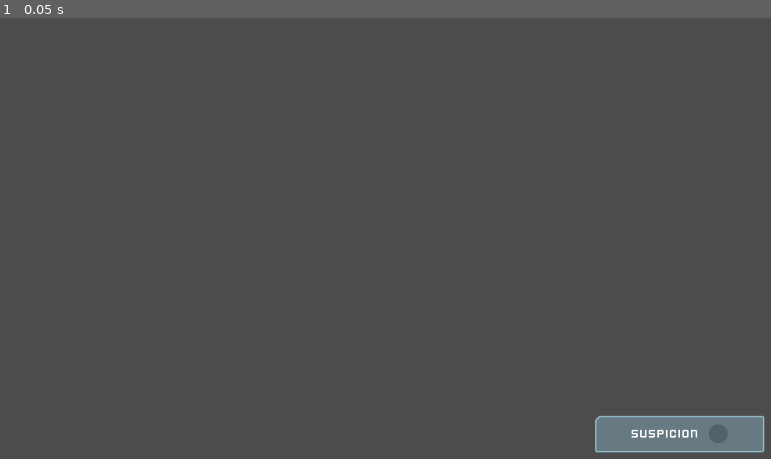
Above: before the commit, frame 1.
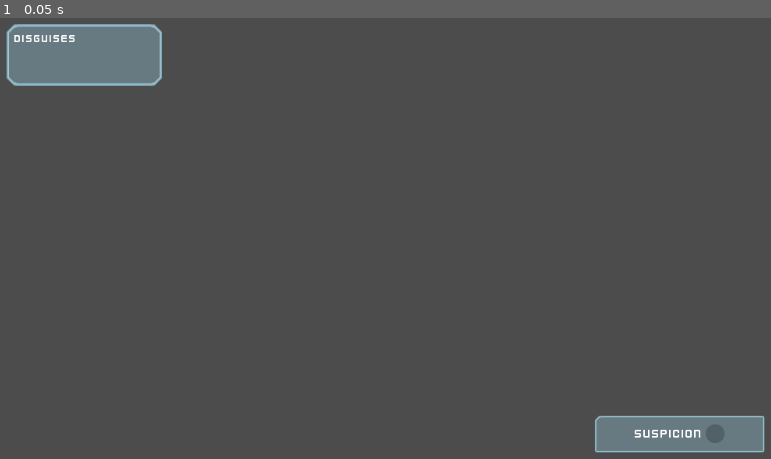
Above: after the commit, the same moment.

Repository: kidoncio/Is-this-a-Thief-
Game: Godot game, scene res://Scenes/GUI.tscn
Same seed, same stepped clock (60 frames per second), same inputs: the game is played once before the commit and once after it. This scene is started directly instead of the project's main scene.
Inputs:
- Up to frame 1 (0.05 s): no input

The runs differ from the first frame. In frame 1, 2.9% of the frame differs, in the area x 0-95%, y 1-97%.

Commit message:
Add DisguiseDisplay ao GUI
De forma a apresentar para o jogador a quantidade de disguises ainda disponíveis

Diff:
--- a/Scenes/GUI.tscn
+++ b/Scenes/GUI.tscn
@@ -1,9 +1,13 @@
-[gd_scene load_steps=8 format=2]
+[gd_scene load_steps=13 format=2]
 
 [ext_resource path="res://GFX/Interface/PNG/glassPanel_cornerTL.png" type="Texture" id=1]
 [ext_resource path="res://GFX/Interface/PNG/dot_shadow.png" type="Texture" id=2]
 [ext_resource path="res://GFX/Interface/PNG/dotRed.png" type="Texture" id=3]
 [ext_resource path="res://Scenes/Scripts/SuspicionMeter.gd" type="Script" id=4]
+[ext_resource path="res://Theme.tres" type="Theme" id=5]
+[ext_resource path="res://GFX/Interface/PNG/glassPanel_corners.png" type="Texture" id=6]
+[ext_resource path="res://GFX/Interface/Fonts/kenvector_future_thin.ttf" type="DynamicFontData" id=7]
+[ext_resource path="res://Scenes/Scripts/DisguiseDisplayer.gd" type="Script" id=8]
 
 [sub_resource type="DynamicFontData" id=1]
 font_path = "res://GFX/Interface/Fonts/kenvector_future_thin.ttf"
@@ -15,6 +19,12 @@
 
 [sub_resource type="Theme" id=3]
 default_font = SubResource( 2 )
+
+[sub_resource type="DynamicFont" id=4]
+size = 14
+use_mipmaps = true
+use_filter = true
+font_data = ExtResource( 7 )
 
 [node name="GUI" type="CanvasLayer"]
 
@@ -37,12 +47,13 @@
 anchor_right = 1.0
 anchor_bottom = 1.0
 
-[node name="HSplitContainer" type="HSplitContainer" parent="SuspicionContainer/CenterContainer"]
-margin_left = 47.0
+[node name="HSplitContainer" type="HBoxContainer" parent="SuspicionContainer/CenterContainer"]
+margin_left = 51.0
 margin_top = 11.0
-margin_right = 170.0
+margin_right = 166.0
 margin_bottom = 35.0
 mouse_filter = 2
+alignment = 1
 
 [node name="SuspicionLabel" type="Label" parent="SuspicionContainer/CenterContainer/HSplitContainer"]
 margin_top = 3.0
@@ -54,11 +65,58 @@
 [node name="SuspicionMeter" type="TextureProgress" parent="SuspicionContainer/CenterContainer/HSplitContainer" groups=[
 "SuspicionMeter",
 ]]
-margin_left = 99.0
-margin_right = 123.0
+margin_left = 91.0
+margin_right = 115.0
 margin_bottom = 24.0
 rounded = true
 texture_under = ExtResource( 2 )
 texture_progress = ExtResource( 3 )
 fill_mode = 5
 script = ExtResource( 4 )
+
+[node name="DisguiseContainer" type="NinePatchRect" parent="."]
+anchor_left = 0.034
+anchor_top = 0.052
+anchor_right = 0.228
+anchor_bottom = 0.183
+margin_left = -0.816002
+margin_top = -0.200001
+margin_right = -0.472015
+margin_bottom = 0.199989
+theme = ExtResource( 5 )
+texture = ExtResource( 6 )
+patch_margin_left = 12
+patch_margin_top = 12
+patch_margin_right = 12
+patch_margin_bottom = 12
+
+[node name="VBoxContainer" type="VBoxContainer" parent="DisguiseContainer"]
+anchor_right = 1.0
+anchor_bottom = 1.0
+margin_left = 10.0
+margin_top = 10.0
+margin_right = -10.0
+margin_bottom = -10.0
+
+[node name="DisguisesLabel" type="Label" parent="DisguiseContainer/VBoxContainer"]
+margin_right = 179.0
+margin_bottom = 17.0
+theme = ExtResource( 5 )
+custom_fonts/font = SubResource( 4 )
+text = "Disguises"
+
+[node name="DisguiseDisplay" type="ItemList" parent="DisguiseContainer/VBoxContainer" groups=[
+"DisguiseDisplay",
+]]
+margin_top = 21.0
+margin_right = 179.0
+margin_bottom = 59.0
+mouse_filter = 2
+size_flags_vertical = 3
+auto_height = true
+max_columns = 7
+same_column_width = true
+fixed_column_width = 32
+icon_mode = 0
+fixed_icon_size = Vector2( 32, 32 )
+script = ExtResource( 8 )
--- a/Scenes/Levels/Level1.tscn
+++ b/Scenes/Levels/Level1.tscn
@@ -133,6 +133,7 @@
 collision_mask = 9
 
 [node name="Doors" type="Node2D" parent="."]
+editor/display_folded = true
 
 [node name="Door" parent="Doors" instance=ExtResource( 9 )]
 position = Vector2( 863.985, 162.837 )
@@ -149,6 +150,7 @@
 rotation = 1.5708
 
 [node name="SecurityCameras" type="Node2D" parent="."]
+editor/display_folded = true
 
 [node name="SecurityCamera2" parent="SecurityCameras" instance=ExtResource( 10 )]
 position = Vector2( 1095.59, 24.6132 )
@@ -185,5 +187,8 @@
 [node name="CombinationGenerator" parent="." instance=ExtResource( 14 )]
 
 [node name="GUI" parent="." instance=ExtResource( 15 )]
+
+[node name="WallsAndFurnitures" type="Node" parent="."]
+editor/display_folded = true
 [connection signal="combination" from="Computers/Computer" to="LockedDoors/LockedDoor2" method="_on_Computer_combination"]
 [connection signal="combination" from="Computers/Computer" to="LockedDoors/LockedDoor" method="_on_Computer_combination"]
--- /dev/null
+++ b/Scenes/Scripts/DisguiseDisplay.gd
@@ -0,0 +1,6 @@
+extends ItemList
+
+func update_disguises(number: int) -> void:
+	clear()
+	for i in range(number):
+		add_icon_item(load(Global.DISGUISE_HELMET_ICON), false)
--- /dev/null
+++ b/Scenes/Scripts/DisguiseDisplayer.gd
@@ -0,0 +1,6 @@
+extends ItemList
+
+func update_disguise_display(number: int) -> void:
+	clear()
+	for i in range(number):
+		add_icon_item(load(Global.DISGUISE_HELMET_ICON), false)
--- a/Scenes/Scripts/Global.gd
+++ b/Scenes/Scripts/Global.gd
@@ -6,9 +6,10 @@
 
 # Groups
 const NPC_GROUP: String = "NPC"
+const LABELS_GROUP: String = "labels"
 const INTERFACE_GROUP: String = "interface"
-const LABELS_GROUP: String = "labels"
 const SUSPICION_METER_GROUP: String = "SuspicionMeter"
+const DISGUISE_DISPLAY_GROUP: String = "DisguiseDisplay"
 
 # Volume
 var VOLUME_VISION_SFX: float = -20.0
@@ -17,6 +18,7 @@
 const DARK_VISION_MODE_METHOD: String = "dark_vision_mode"
 const NIGHT_VISION_MODE_METHOD: String = "night_vision_mode"
 const PLAYER_SEEN_METHOD: String = "player_seen"
+const UPDATE_DISGUISE_DISPLAY_METHOD: String = "update_disguise_display"
 
 # Assets Path - !important
 const nightvision_on_sfx: String = "res://SFX/nightvision.wav"
@@ -28,6 +30,7 @@
 const GREEN_LIGHT: String = "res://GFX/Interface/PNG/dotGreen.png"
 const PLAYER_SPRITE: String = "res://GFX/PNG/Hitman 1/hitman1_stand.png"
 const SOLDIER_SPRITE: String = "res://GFX/PNG/Soldier 1/soldier1_stand.png"
+const DISGUISE_HELMET_ICON: String = "res://GFX/Interface/PNG/soldier_helmet_icon_64x64.png"
 
 # SFXs
 const LOCKED_DOOR_CORRECT: String = "res://SFX/threeTone1.ogg"
--- a/Scenes/Scripts/Player.gd
+++ b/Scenes/Scripts/Player.gd
@@ -24,7 +24,7 @@
 func _process(delta):
 	update_motion(delta)
 	move_and_slide(motion * velocity_multiplier)
-	disguise_label_update()
+	update_disguise_gui()
 
 
 func update_motion(delta: float) -> void:
@@ -98,9 +98,16 @@
 	velocity_multiplier = disguise_slowdown
 
 	disguises -= 1
+	update_disguise_gui()
+
 	disguised = true
 
 	$DisguiseTimer.start()
+
+
+func update_disguise_gui() -> void:
+	disguise_display_update()
+	disguise_label_update()
 
 
 func disguise_label_update() -> void:
@@ -109,3 +116,7 @@
 
 	$DisguiseLabel.rect_rotation = - rotation_degrees
 	$DisguiseLabel.text = str($DisguiseTimer.time_left).pad_decimals(2)
+
+
+func disguise_display_update() -> void:
+	get_tree().call_group(Global.DISGUISE_DISPLAY_GROUP,  Global.UPDATE_DISGUISE_DISPLAY_METHOD, disguises)
--- a/Theme.tres
+++ b/Theme.tres
@@ -16,6 +16,23 @@
 [sub_resource type="StyleBoxTexture" id=10]
 texture = ExtResource( 3 )
 region_rect = Rect2( 0, 0, 100, 100 )
+
+[sub_resource type="DynamicFont" id=11]
+size = 14
+use_mipmaps = true
+use_filter = true
+font_data = ExtResource( 1 )
+
+[sub_resource type="StyleBoxEmpty" id=12]
+
+[sub_resource type="DynamicFontData" id=13]
+font_path = "res://GFX/Interface/Fonts/kenvector_future_thin.ttf"
+
+[sub_resource type="DynamicFont" id=14]
+size = 14
+use_mipmaps = true
+use_filter = true
+font_data = SubResource( 13 )
 
 [sub_resource type="DynamicFontData" id=6]
 font_path = "res://GFX/Interface/Fonts/kenvector_future.ttf"
@@ -46,8 +63,8 @@
 ItemList/constants/icon_margin = 4
 ItemList/constants/line_separation = 2
 ItemList/constants/vseparation = 2
-ItemList/fonts/font = null
-ItemList/styles/bg = null
+ItemList/fonts/font = SubResource( 11 )
+ItemList/styles/bg = SubResource( 12 )
 ItemList/styles/bg_focus = null
 ItemList/styles/cursor = null
 ItemList/styles/cursor_unfocused = null
@@ -59,7 +76,7 @@
 Label/constants/shadow_as_outline = 0
 Label/constants/shadow_offset_x = 1
 Label/constants/shadow_offset_y = 1
-Label/fonts/font = null
+Label/fonts/font = SubResource( 14 )
 Label/styles/normal = null
 RichTextLabel/colors/default_color = Color( 0, 0, 0, 1 )
 RichTextLabel/colors/font_color_selected = Color( 0.490196, 0.490196, 0.490196, 1 )
Binary file added: GFX/Interface/PNG/soldier_helmet_icon_32x32.png
Not shown, added: GFX/Interface/PNG/soldier_helmet_icon_32x32.png.import
Binary file added: GFX/Interface/PNG/soldier_helmet_icon_64x64.png
Not shown, added: GFX/Interface/PNG/soldier_helmet_icon_64x64.png.import
Not shown: 1 places in Theme.tres that only renumber resources
